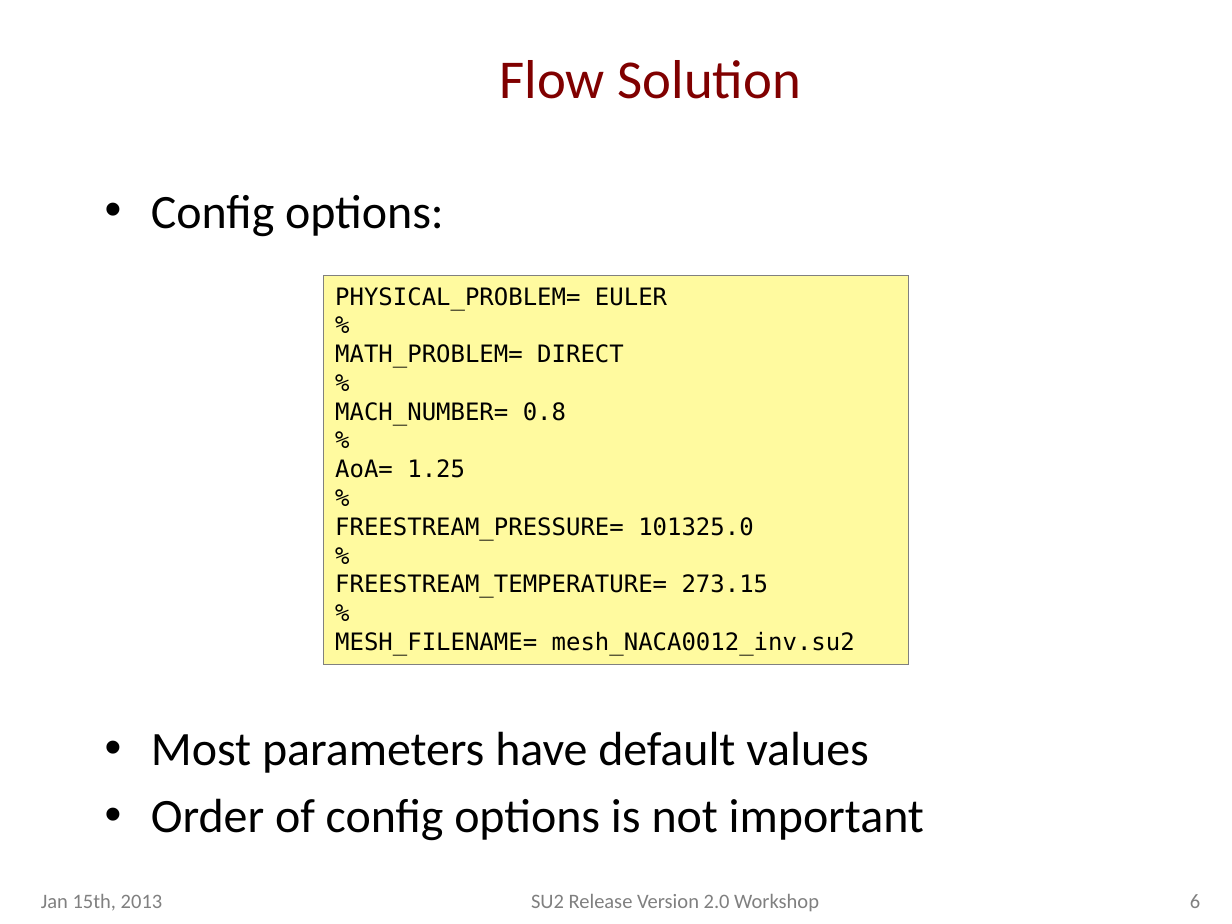
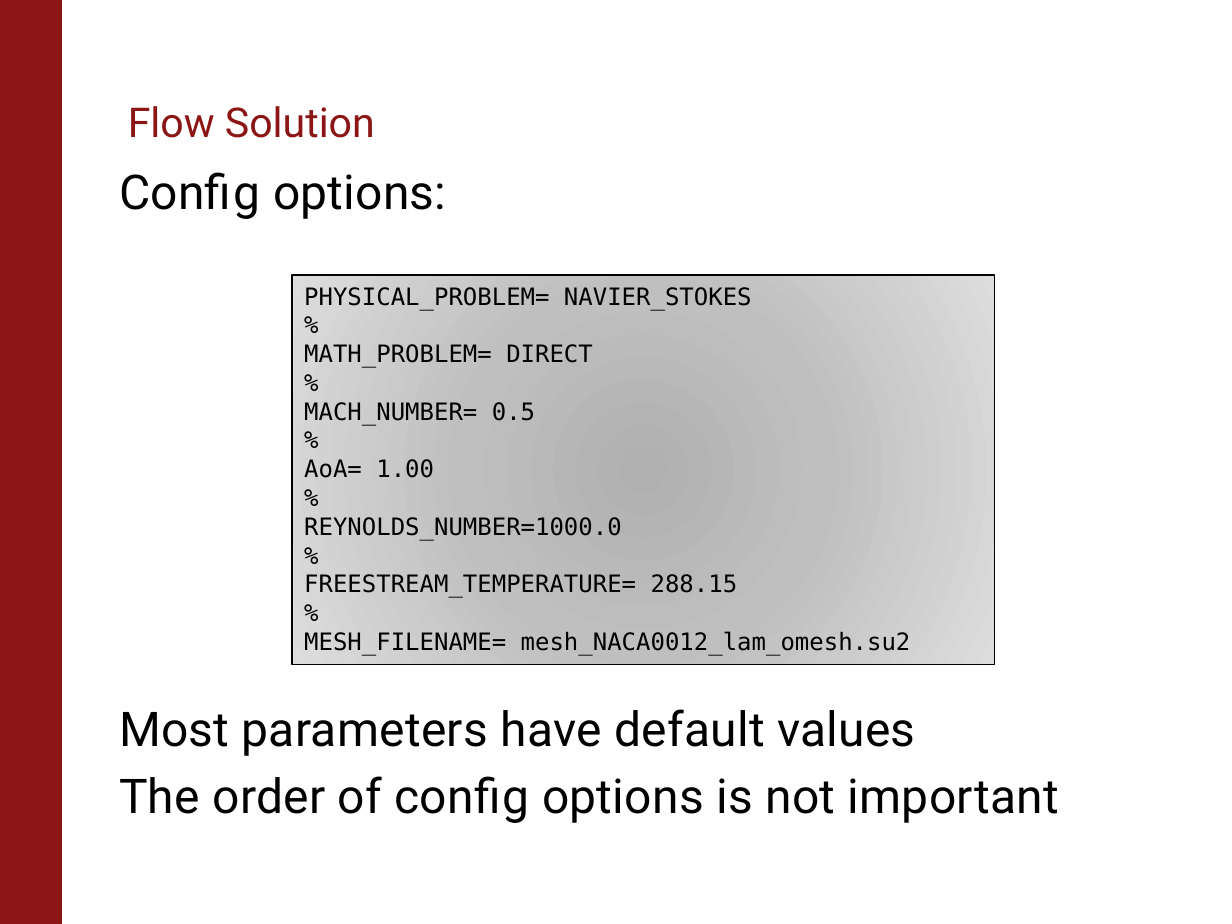
Before and after one commit to su2code/SU2, a slide deck: slide 5 of Presentations/1st Workshop/Running_SU2.pptx (slide 6 before the commit). Drawn at 1232x924 pixels with LibreOffice and Linux fonts; fonts in the diff are those of the drawing; background and template pictures are left out. Boxes give left, top, right and bottom in pixels: in the first picture for what was removed or moved away, otherwise in the second. Text is boxed around its words. In the diff, an @@ line names an element or a change of style, - is before the commit and + after.

```diff
--- a/Presentations/1st Workshop/Running_SU2.pptx
+++ b/Presentations/1st Workshop/Running_SU2.pptx
@@ rectangle added at <box>0,0,62,924</box>, fill #8C1515, outline #8C1515 0.75 pt @@
@@ ellipse removed at <box>15,12,1173,415</box> @@
@@ title "Flow Solution": place and size @@
-title "Flow Solution" at <box>500,60,800,99</box>
+title "Flow Solution" at <box>128,106,375,138</box>
@@ title "Flow Solution" at <box>128,106,375,138</box>: size 32 to 24 pt, font Calibri to Roboto, text colour #800000 to #8C1515; alignment centre to left; line spacing 1 to 0.85; vertical alignment middle to bottom @@
@@ text at <box>119,172,916,756</box>: font Calibri to Roboto, letter spacing 0 to 0.2 pt in "Config options:", "Most parameters have default values"; bullet • to none @@
@@ text "Config options:": place and size @@
-text "Config options:" at <box>151,195,924,841</box>
+text "Config options:" at <box>119,172,1059,823</box>
@@ rectangle "PHYSICAL_PROBLEM= NAVIER_STOKES": place and size @@
-rectangle "PHYSICAL_PROBLEM= NAVIER_STOKES" at <box>323,275,909,664</box>
+rectangle "PHYSICAL_PROBLEM= NAVIER_STOKES" at <box>292,275,994,664</box>
@@ rectangle "PHYSICAL_PROBLEM= NAVIER_STOKES" at <box>292,275,994,664</box>: fill #FFFA9F to gradient #B1B1B1 to #C0C0C0 to #DDDDDD; outline #808080 0.75 pt to #000000 0.75 pt @@
@@ text in rectangle at <box>304,287,752,311</box>: text changed @@
-PHYSICAL_PROBLEM= EULER
+PHYSICAL_PROBLEM= NAVIER_STOKES
@@ text in rectangle at <box>304,402,535,426</box>: text changed @@
-MACH_NUMBER= 0.8
+MACH_NUMBER= 0.5
@@ text in rectangle at <box>304,459,434,478</box>: text changed @@
-AoA= 1.25
+AoA= 1.00
@@ text in rectangle at <box>304,517,622,541</box>: text changed @@
-FREESTREAM_PRESSURE= 101325.0
+REYNOLDS_NUMBER=1000.0
@@ text in rectangle at <box>304,574,738,598</box>: text changed @@
-FREESTREAM_TEMPERATURE= 273.15
+FREESTREAM_TEMPERATURE= 288.15
@@ text in rectangle at <box>304,631,911,656</box>: text changed @@
-MESH_FILENAME= mesh_NACA0012_inv.su2
+MESH_FILENAME= mesh_NACA0012_lam_omesh.su2
@@ text at <box>119,776,1059,823</box>: text changed; font Calibri to Roboto @@
-• Order of config options is not important
+The order of config options is not important
@@ text removed at <box>41,894,163,911</box> @@
-Jan 15th, 2013
@@ text removed at <box>531,894,819,911</box> @@
-SU2 Release Version 2.0 Workshop
@@ page number removed at <box>1190,894,1200,908</box> @@
-6
```
Also in this commit, not shown: 7 other slides changed, 4 slides added, 4 slides removed, 2 other files.
